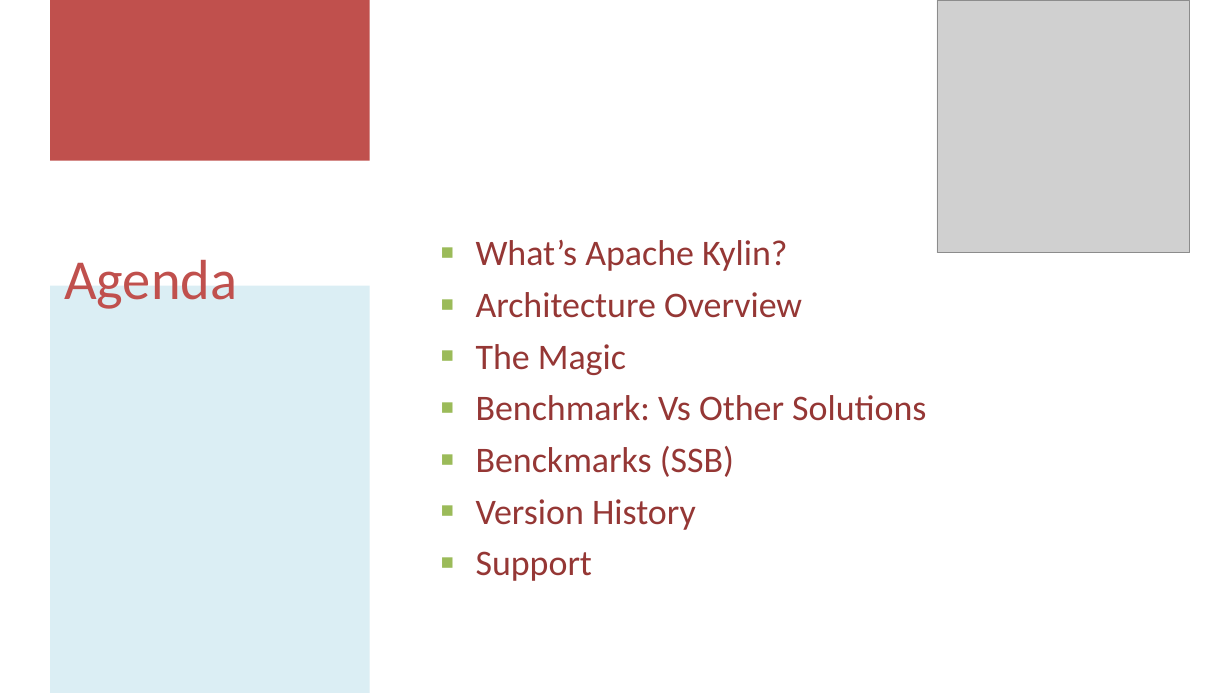
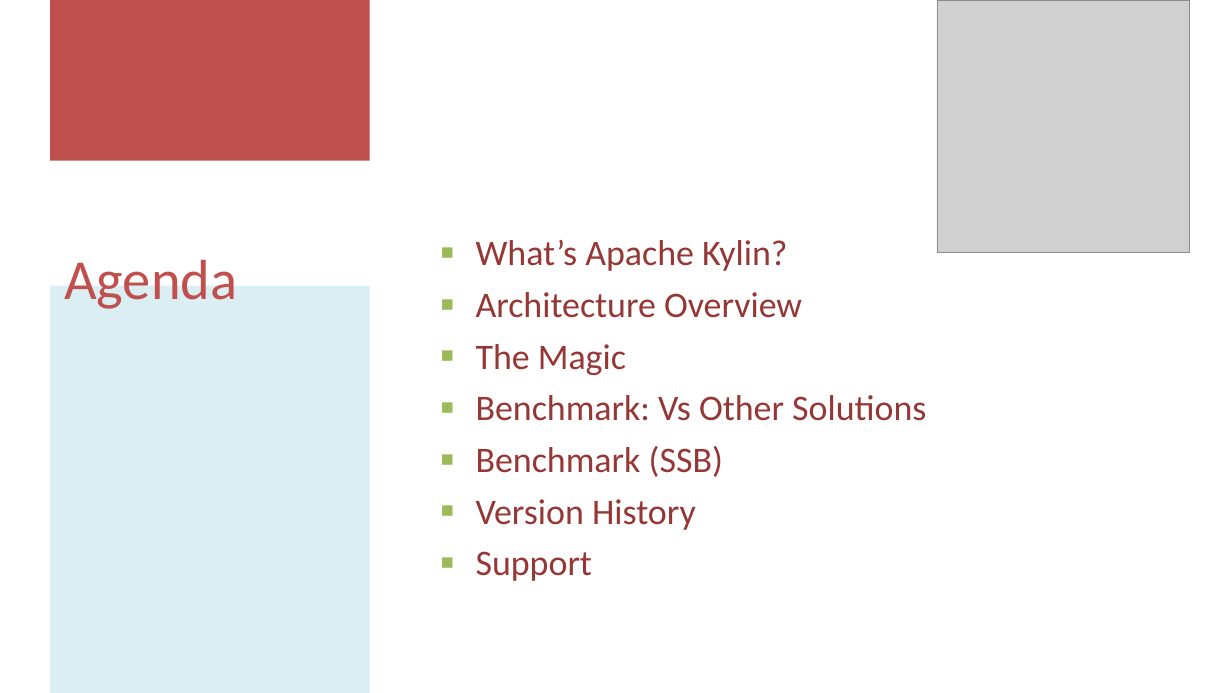
Before and after one commit to albertoRamon/Kylin, a slide deck: slide 1 of KylinMeetupMadrid/Apache Kylin Intro - Alb.pptx. Drawn at 1232x693 pixels with LibreOffice and Linux fonts; fonts in the diff are those of the drawing; grey boxes stand for pictures; background and template pictures are left out. Boxes give left, top, right and bottom in pixels: in the first picture for what was removed or moved away, otherwise in the second. Text is boxed around its words. In the diff, an @@ line names an element or a change of style, - is before the commit and + after.

```diff
--- a/KylinMeetupMadrid/Apache Kylin Intro - Alb.pptx
+++ b/KylinMeetupMadrid/Apache Kylin Intro - Alb.pptx
@@ text at [476,446,723,477]: text changed @@
-■ Benckmarks (SSB)
+■ Benchmark (SSB)
```
Also in this commit, not shown: 3 other slides changed, 1 slide added.
